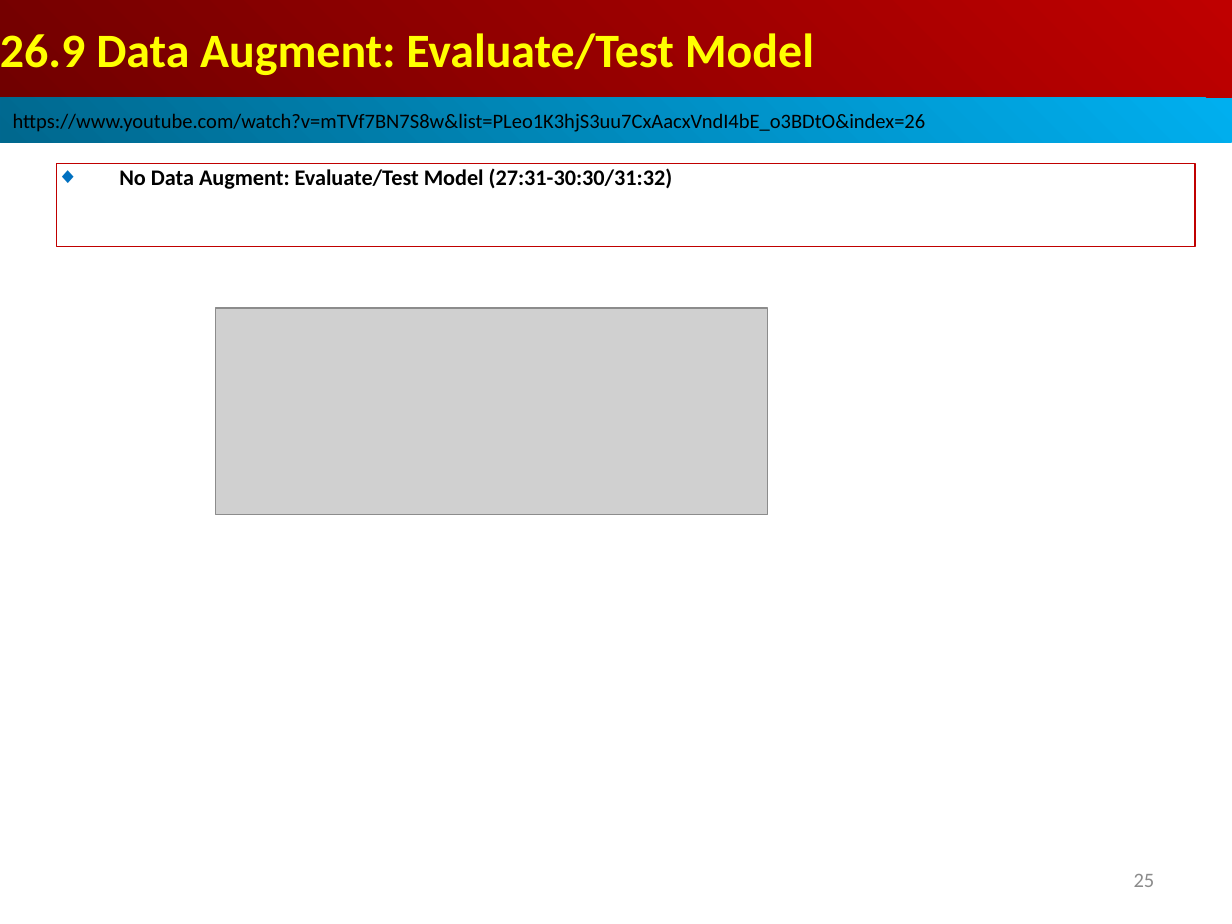
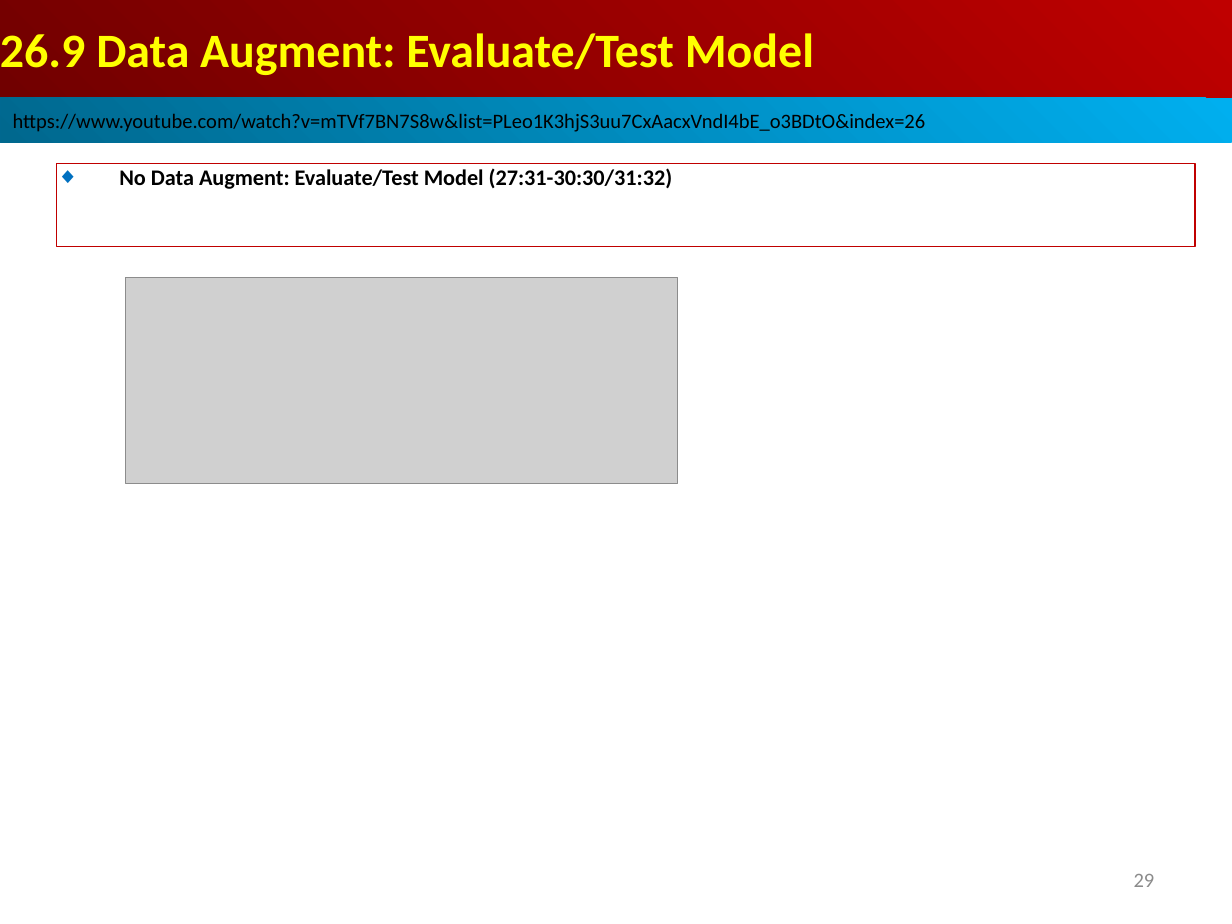
Before and after one commit to peterhchen/AIU_CS512_DL, a slide deck: slide 29 of 000_Lecture_Project/week13/01_Lecture/26_Data_Agument.ppt (slide 25 before the commit). Drawn at 1232x924 pixels with LibreOffice and Linux fonts; fonts in the diff are those of the drawing; grey boxes stand for pictures. Boxes give left, top, right and bottom in pixels: in the first picture for what was removed or moved away, otherwise in the second. Text is boxed around its words. In the diff, an @@ line names an element or a change of style, - is before the commit and + after.

```diff
--- a/000_Lecture_Project/week13/01_Lecture/26_Data_Agument.ppt
+++ b/000_Lecture_Project/week13/01_Lecture/26_Data_Agument.ppt
@@ picture: place and size @@
-picture at bbox=[216, 308, 768, 515]
+picture at bbox=[126, 277, 678, 484]
@@ page number at bbox=[1134, 874, 1155, 887]: text changed @@
-25
+29
```
Also in this commit, not shown: 6 other slides changed, 5 slides added.
